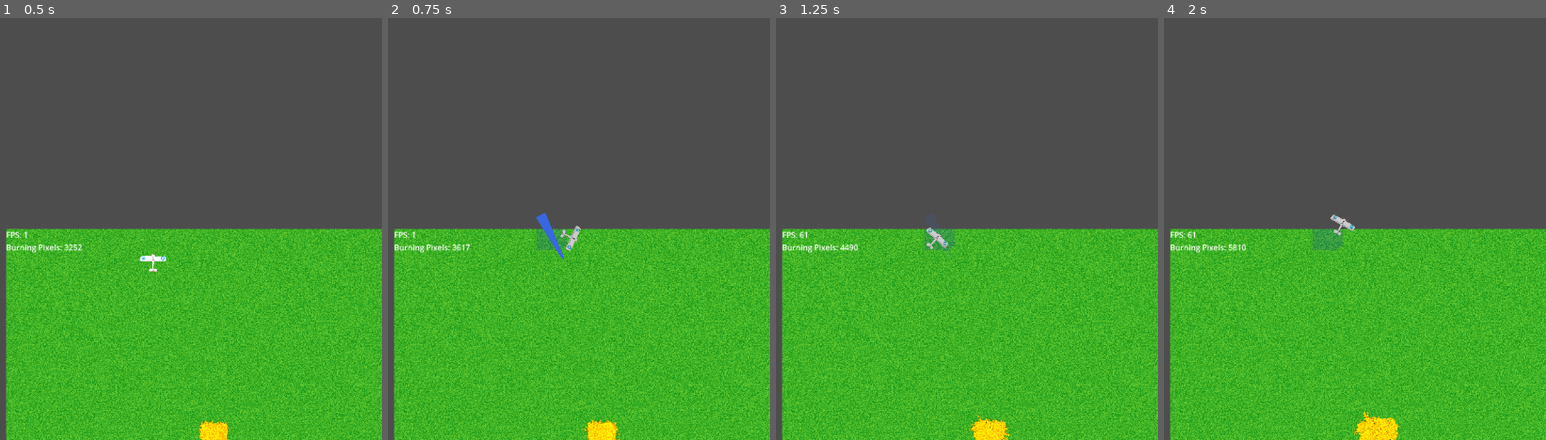
Above: before the commit, frames 1-4 (left to right).
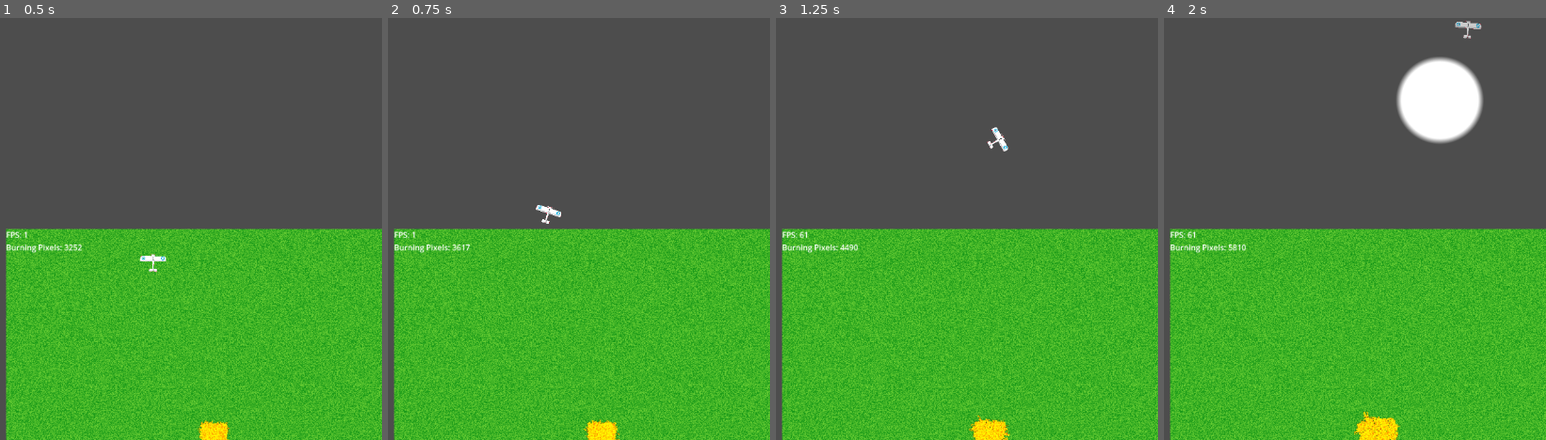
Above: after the commit, the same moments.

Repository: Levartar/2025-Brackeys-Game-Jam
Game: Godot game, scene res://scenes/game.tscn
Same seed, same stepped clock (60 frames per second), same inputs: the game is played once before the commit and once after it.
Inputs:
- Up to frame 1 (0.5 s): no input
- Up to frame 2 (0.75 s): hold D (right) from 0.53 s (still down); tap Space (deploy) at 0.6 s
- Up to frame 3 (1.25 s): keep holding D (right)
- Up to frame 4 (2 s): release D (right) at 1.28 s; hold A (left) from 1.28 s (still down); tap Space (deploy) at 1.35 s

Frame 1 is identical in both runs. In frame 2, 0.7% of the frame differs, in the area x 38-51%, y 44-58%; in frame 3, 0.5%; in frame 4, 4.3%, in the area x 38-84%, y 0-56%.

Commit message:
added bomber type plane

Diff:
--- /dev/null
+++ b/scenes/bomb.tscn
@@ -0,0 +1,19 @@
+[gd_scene load_steps=4 format=3 uid="uid://dxf8jgeil255s"]
+
+[ext_resource type="Script" uid="uid://dlvnhoxn3xc8c" path="res://scripts/bomb.gd" id="1_4kkau"]
+
+[sub_resource type="Gradient" id="Gradient_6bl7j"]
+offsets = PackedFloat32Array(0.005305052, 0.61803716, 0.64456236, 0.71352786)
+colors = PackedColorArray(1, 1, 1, 1, 1, 1, 1, 1, 1.0046791, 1.0046791, 1.0046791, 0.74626875, 1.0184411, 1.0184411, 1.0184411, 0)
+
+[sub_resource type="GradientTexture2D" id="GradientTexture2D_4kkau"]
+gradient = SubResource("Gradient_6bl7j")
+width = 180
+height = 180
+fill = 1
+fill_from = Vector2(0.5, 0.5)
+
+[node name="Bomb" type="Sprite2D"]
+z_index = 2
+texture = SubResource("GradientTexture2D_4kkau")
+script = ExtResource("1_4kkau")
--- a/scenes/game.tscn
+++ b/scenes/game.tscn
@@ -12,3 +12,5 @@
 
 [node name="Plane" parent="." instance=ExtResource("1_uwrxv")]
 position = Vector2(297.99997, 274)
+type = 1
+rotation_speed = 1.5
--- /dev/null
+++ b/scripts/bomb.gd
@@ -0,0 +1,33 @@
+extends Sprite2D
+
+@export var delay: float = 1.0
+@export var distinguish_radius: int = 55
+@export var longevity: float = 0.5
+@export var fadout_duration: float = 0.5
+
+var plane: CharacterBody2D
+var terrain: Node2D
+
+func _ready() -> void:
+  plane = get_parent().get_node("Plane")
+  terrain = get_parent().get_node("Terrain")
+  position = plane.global_position
+  # default_color = Color.WHITE
+
+func _process(_delta):
+  pass
+
+func deploy() -> void:
+    if plane == null: print("Bomb could not find Plane instance!"); return
+    var pos = plane.global_position
+    if terrain:
+      terrain.drop_water_at_position(pos, distinguish_radius)
+      deactivate()
+      plane.activate_cooldown()
+
+func deactivate() -> void:
+  await get_tree().create_timer(longevity).timeout
+  var tween = get_tree().create_tween()
+  tween.tween_property(self, "modulate:a", 0.0, fadout_duration)
+  await tween.finished
+  queue_free()
--- a/scripts/plane.gd
+++ b/scripts/plane.gd
@@ -1,5 +1,8 @@
 extends CharacterBody2D
 
+enum PlaneType {Standard, Bomber}
+
+@export var type: PlaneType = PlaneType.Standard
 @export var speed: int = 400
 @export var rotation_speed: float = 1.5
 @export var cooldown: float = 1.5
@@ -7,8 +10,8 @@
 var rotation_direction: float = 0
 var deploying: bool = false
 var last_deployment_state: bool = false
-var trail: Line2D
 var trail_scene: PackedScene = preload("res://scenes/trail.tscn")
+var bomb_scene: PackedScene = preload("res://scenes/bomb.tscn")
 var latest_trail: Node
 
 var cooling_down: bool = false
@@ -28,8 +31,14 @@
       deployed_after_cooldown = false
   else:
     if Input.is_action_just_pressed("deploy"):
-      latest_trail = trail_scene.instantiate()
-      get_parent().add_child(latest_trail)
+      if type == PlaneType.Standard:
+        latest_trail = trail_scene.instantiate()
+        get_parent().add_child(latest_trail)
+      elif type == PlaneType.Bomber:
+        latest_trail = bomb_scene.instantiate()
+        await get_tree().create_timer(latest_trail.delay).timeout
+        get_parent().add_child(latest_trail)
+        latest_trail.deploy()
       deployed_after_cooldown = true
     elif Input.is_action_just_released("deploy"):
       if deployed_after_cooldown:
--- a/scripts/trail.gd
+++ b/scripts/trail.gd
@@ -1,15 +1,14 @@
 extends Line2D
 
 @export var max_points: int = 100
+@export var trail_width: int = 100
+@export var distinguish_radius: int = 25
 @export var min_distance: int = 5
 @export var longevity: float = 0.5
 @export var fadout_duration: float = 0.5
-@export var trail_width: int = 100
-@export var distinguish_radius: int = 25
 
 var plane: CharacterBody2D
 var is_active: bool = true
-
 var terrain: Node2D
 
 func _ready() -> void:
Not shown: 1 places in scenes/game.tscn that only renumber resources
Not shown, added: scripts/bomb.gd.uid
